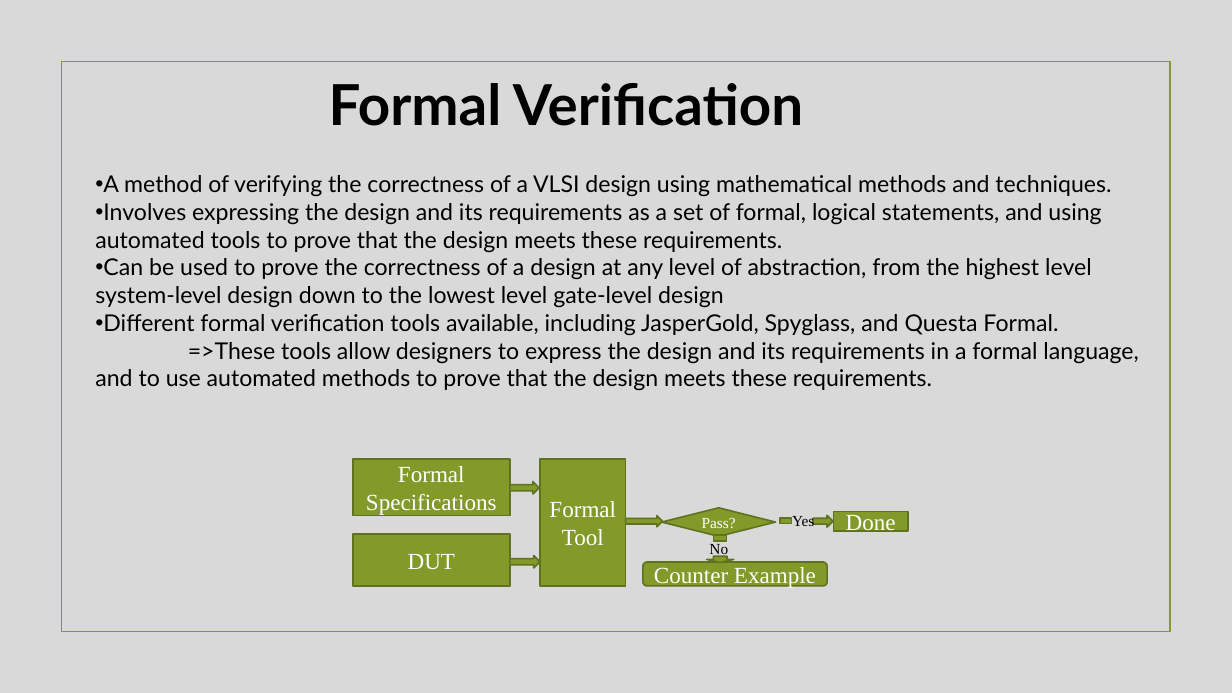
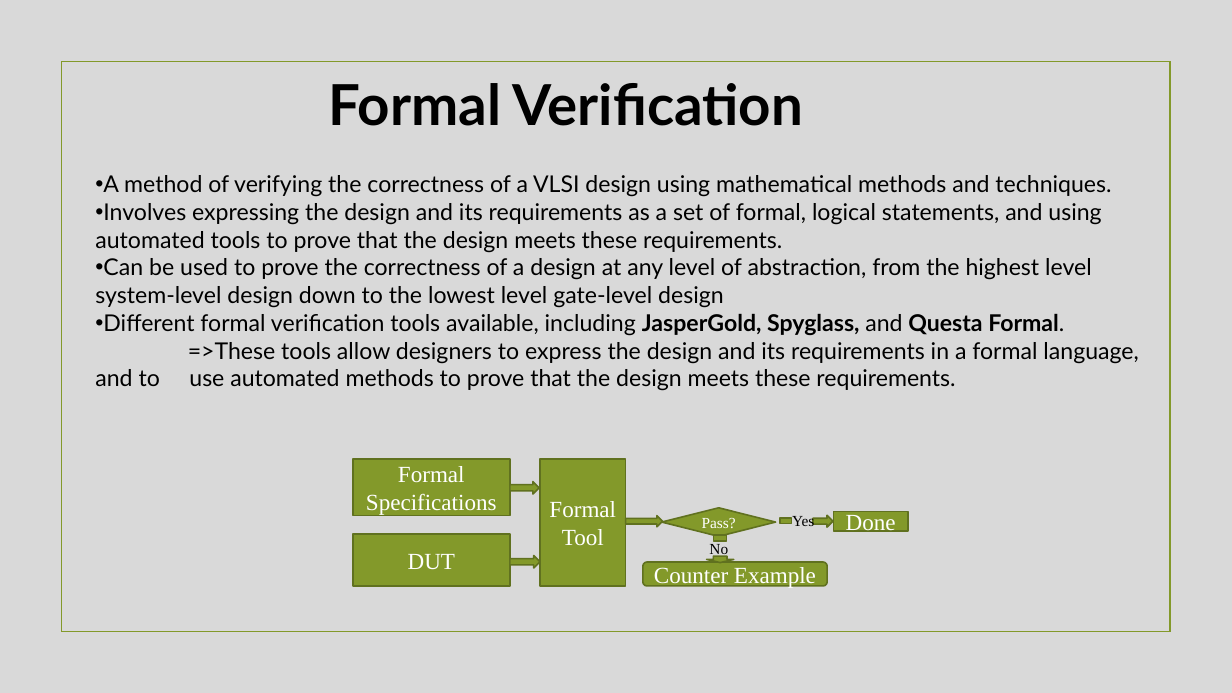
Before and after one commit to Saikot1997/Seminar-Paper-Embedded-Electronics-B-, a slide deck: slide 6 of Final/Verifi_Method presentation.pptx. Drawn at 1232x693 pixels with LibreOffice and Linux fonts; fonts in the diff are those of the drawing; background and template pictures are left out. Boxes give left, top, right and bottom in pixels: in the first picture for what was removed or moved away, otherwise in the second. Text is boxed around its words. In the diff, an @@ line names an element or a change of style, - is before the commit and + after.

```diff
--- a/Final/Verifi_Method presentation.pptx
+++ b/Final/Verifi_Method presentation.pptx
@@ text at [103, 314, 1064, 336]: bold on in "JasperGold, Spyglass, Questa Formal." @@
```
Also in this commit, not shown: 5 other slides changed.
